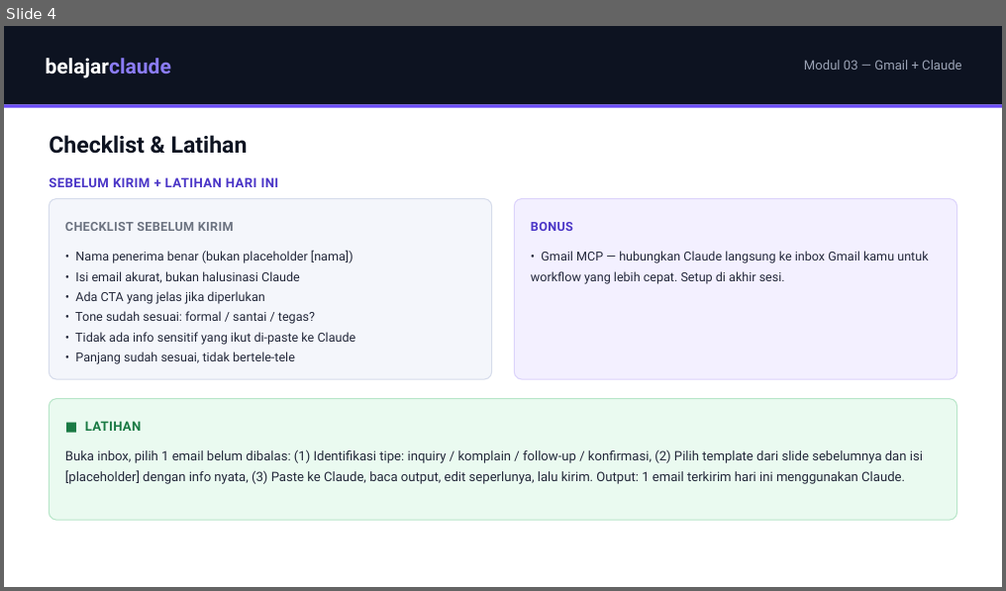
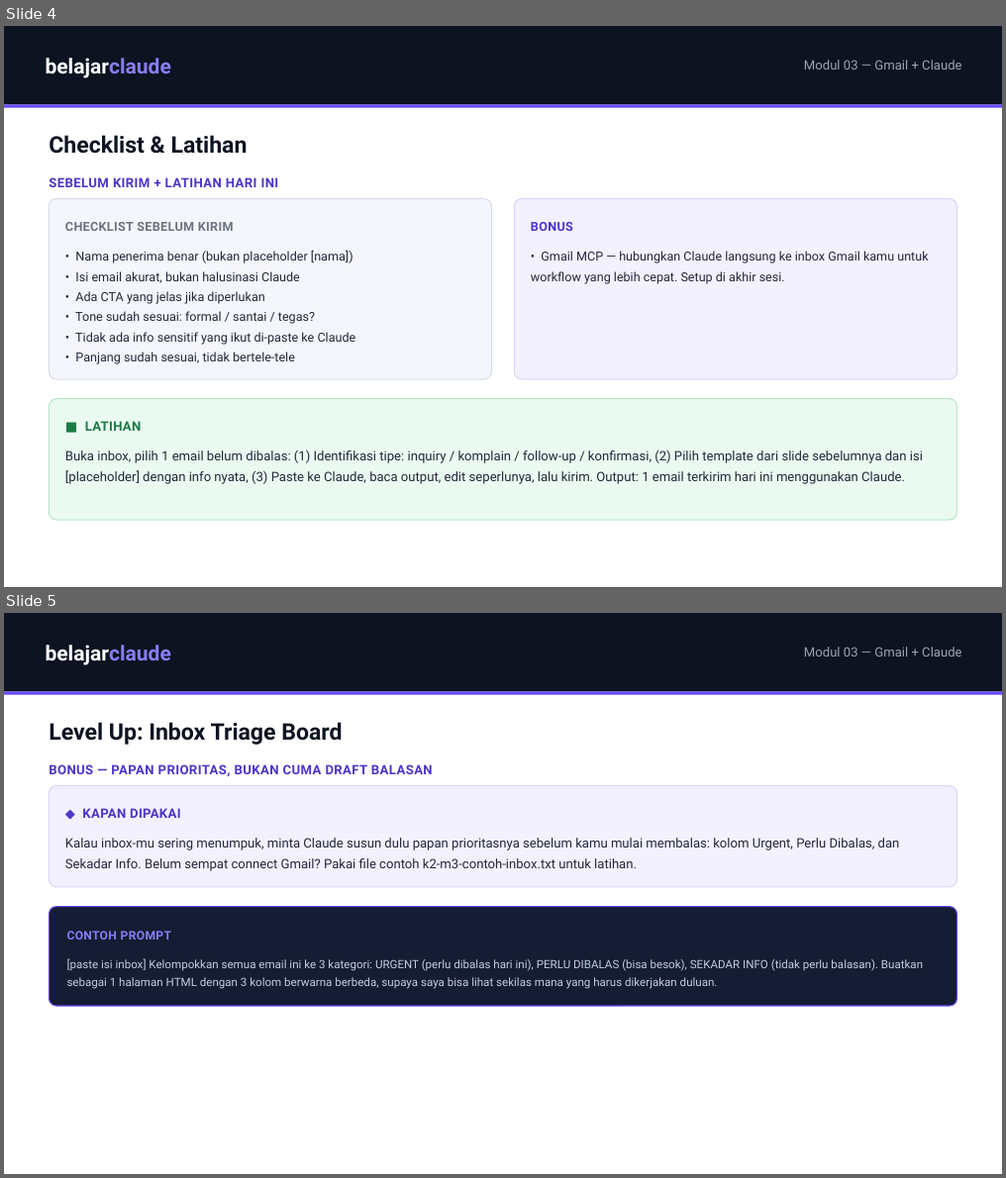
Before and after one commit to juliautomo/belajar-claude, a slide deck: K2-Produktivitas/M03-Gmail-Claude/K2-M03-Gmail-Claude.pptx. Shown one above the other, each under a label of ours: slide 4 before the commit, slides 4 and 5 after it. The pictures are 1006x591 and 1006x1178 pixels, drawn with LibreOffice and Linux fonts; fonts in the diff are those of the drawing. Boxes give left, top, right and bottom in pixels: in the first picture for what was removed or moved away, otherwise in the second. Text is boxed around its words. In the diff, an @@ line names an element or a change of style, - is before the commit and + after.

Commit message:
Add Level-Up bonus slides to K2 M02-M08 PPTs

```diff
--- a/K2-Produktivitas/M03-Gmail-Claude/K2-M03-Gmail-Claude.pptx
+++ b/K2-Produktivitas/M03-Gmail-Claude/K2-M03-Gmail-Claude.pptx
@@ slide 5 added at bbox=[4, 613, 1002, 1174], background #FFFFFF @@
@@ rectangle added at bbox=[4, 613, 1002, 691], fill #0D1321 @@
@@ text added at bbox=[46, 645, 171, 665], 20 pt, text #FFFFFF, bold @@
+belajarclaude
@@ text added at bbox=[804, 647, 961, 657], 12.5 pt, text #9AA2B4 @@
+Modul 03 — Gmail + Claude
@@ rectangle added at bbox=[4, 691, 1002, 694], fill #6849F6 @@
@@ text added at bbox=[49, 722, 342, 745], 22 pt, text #0D1321, bold @@
+Level Up: Inbox Triage Board
@@ text added at bbox=[49, 764, 433, 776], 12.5 pt, text #4B36C7, bold @@
+BONUS — PAPAN PRIORITAS, BUKAN CUMA DRAFT BALASAN
@@ rounded rectangle added at bbox=[49, 786, 957, 887], fill #F3F0FF, outline #DCD3FB 1 pt @@
@@ text added at bbox=[82, 808, 180, 818], 12.5 pt, text #4B36C7, bold @@
+◆ KAPAN DIPAKAI
@@ text added at bbox=[65, 838, 900, 871], 12.5 pt, text #23283A @@
+Kalau inbox-mu sering menumpuk, minta Claude susun dulu papan prioritasnya sebelum kamu mulai membalas: kolom Urgent, Perlu Dibalas, dan Sekadar Info. Belum sempat connect Gmail? Pakai file contoh k2-m3-contoh-inbox.txt untuk latihan.
@@ rounded rectangle added at bbox=[49, 906, 957, 1006], fill #141D33, outline #6849F6 1 pt @@
@@ text added at bbox=[67, 931, 171, 940], 11.5 pt, text #8B7CF6, bold @@
+CONTOH PROMPT
@@ text added at bbox=[67, 959, 923, 989], 11 pt, text #C7CDE0 @@
+[paste isi inbox] Kelompokkan semua email ini ke 3 kategori: URGENT (perlu dibalas hari ini), PERLU DIBALAS (bisa besok), SEKADAR INFO (tidak perlu balasan). Buatkan sebagai 1 halaman HTML dengan 3 kolom berwarna berbeda, supaya saya bisa lihat sekilas mana yang harus dikerjakan duluan.
```
Also in this commit, not shown: 6 other files.
